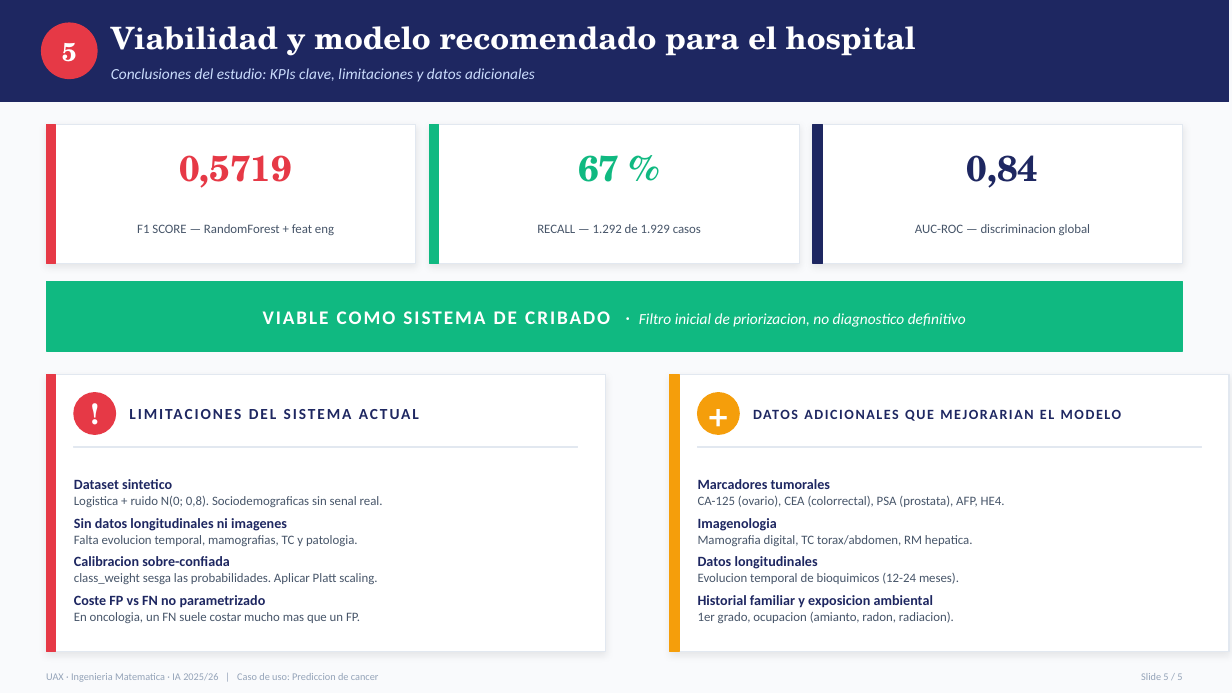
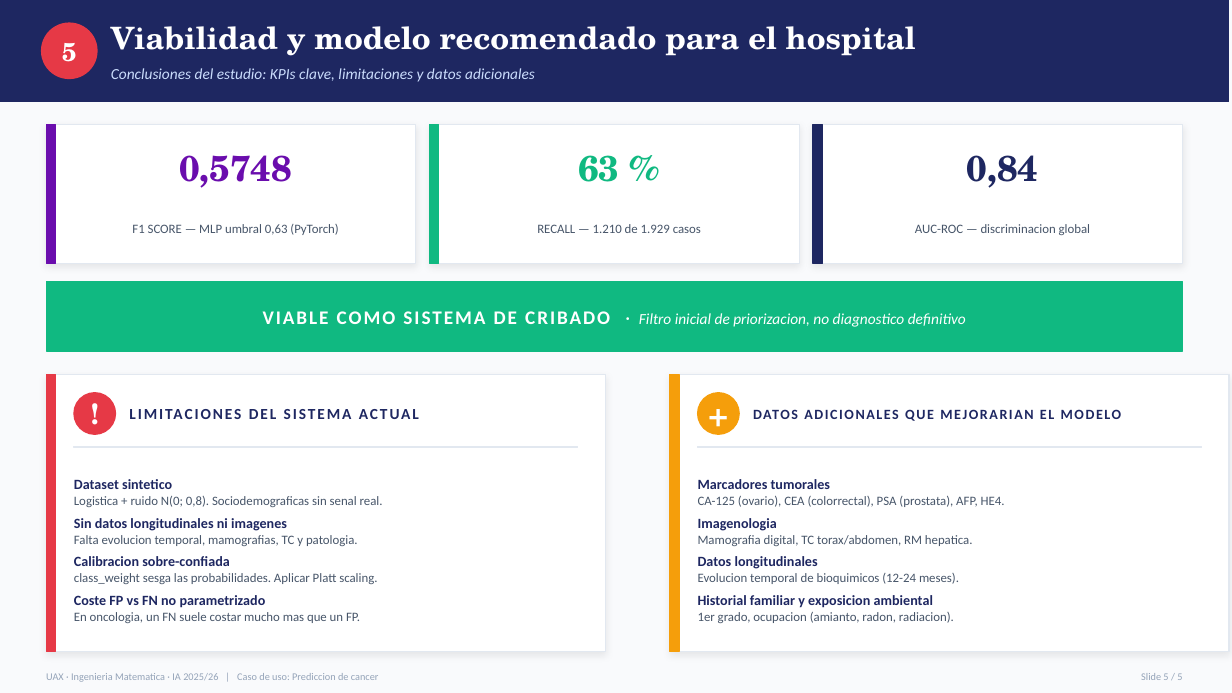
Before and after one commit to judithsalas/cancer-prediction-pipeline, a slide deck: slide 6 of Entregable_5_diapositivas.pptx. Drawn at 1232x693 pixels with LibreOffice and Linux fonts; fonts in the diff are those of the drawing. Boxes give left, top, right and bottom in pixels: in the first picture for what was removed or moved away, otherwise in the second. Text is boxed around its words. In the diff, an @@ line names an element or a change of style, - is before the commit and + after.

```diff
--- a/Entregable_5_diapositivas.pptx
+++ b/Entregable_5_diapositivas.pptx
@@ rectangle at [46,125,55,263]: fill #E63946 to #6A0DAD; outline #E63946 1 pt to #6A0DAD 1 pt @@
@@ text at [179,155,292,188]: text changed; text colour #E63946 to #6A0DAD @@
-0,5719
+0,5748
@@ text at [578,155,619,182]: text changed @@
-67 %
+63 %
@@ text at [132,224,338,235]: text changed @@
-F1 SCORE — RandomForest + feat eng
+F1 SCORE — MLP umbral 0,63 (PyTorch)
@@ text at [537,224,701,233]: text changed @@
-RECALL — 1.292 de 1.929 casos
+RECALL — 1.210 de 1.929 casos
```
Also in this commit, not shown: 4 other slides changed, 20 other files.
